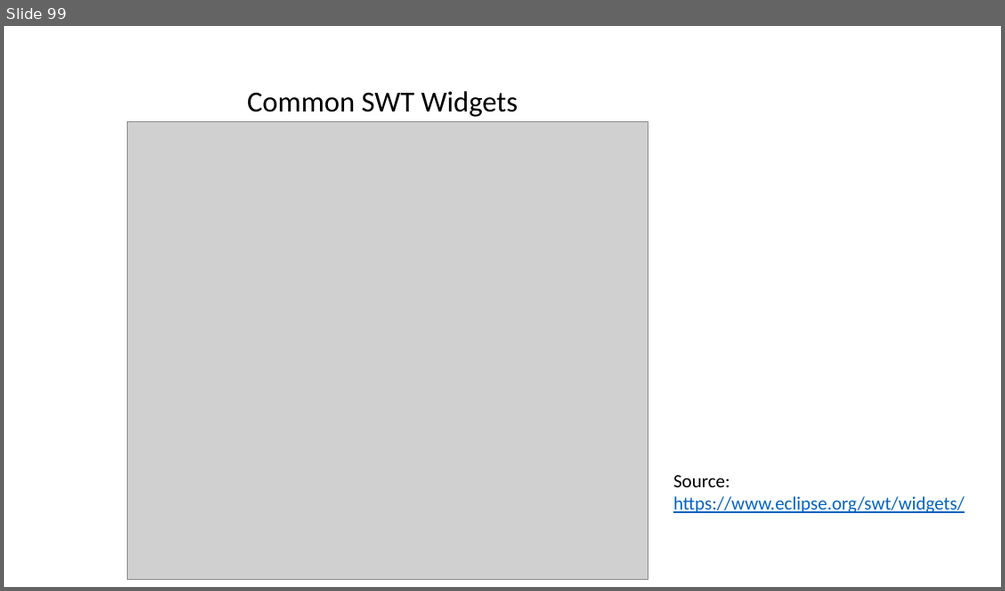
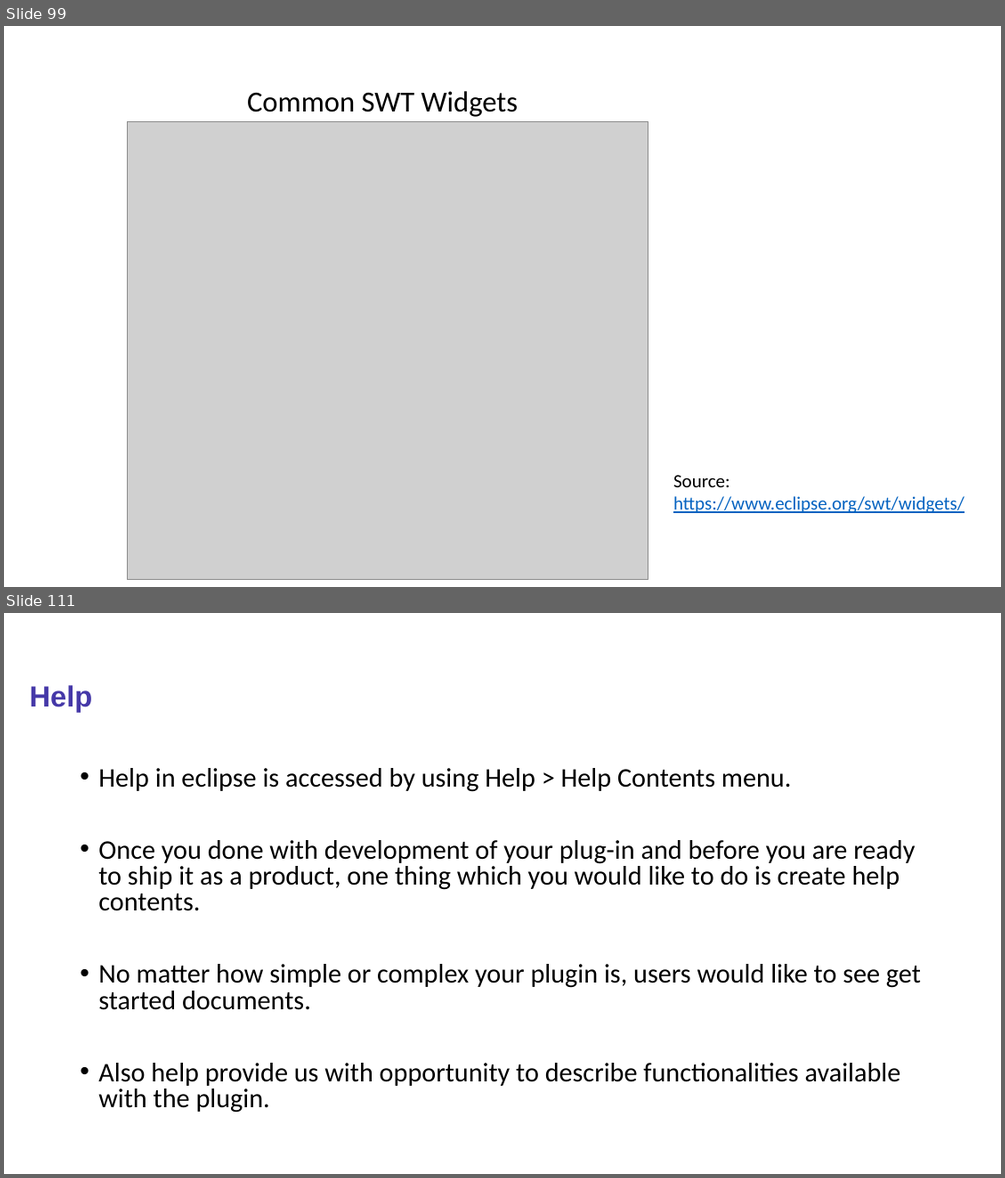
Before and after one commit to sabir123/RCP.Presentations, a slide deck: Eclipse_RCP_Training.pptx. Shown one above the other, each under a label of ours: slide 99 before the commit, slides 99 and 111 after it; the slides between them are not shown. The pictures are 1005x591 and 1005x1178 pixels, drawn with LibreOffice and Linux fonts; fonts in the diff are those of the drawing; grey boxes stand for pictures. Boxes give left, top, right and bottom in pixels: in the first picture for what was removed or moved away, otherwise in the second. Text is boxed around its words. In the diff, an @@ line names an element or a change of style, - is before the commit and + after.

```diff
--- a/Eclipse_RCP_Training.pptx
+++ b/Eclipse_RCP_Training.pptx
@@ slide 111 added at bbox=[4, 613, 1001, 1174], background #FFFFFF @@
@@ title added at bbox=[30, 685, 93, 711], 28 pt, text #4538A8, bold @@
+Help
@@ text added at bbox=[98, 768, 921, 1112], 25.9 pt, text #000000 @@
+• Help in eclipse is accessed by using Help > Help Contents menu.
+• Once you done with development of your plug-in and before you are ready to ship it as a product, one thing which you would like to do is create help contents.
+• No matter how simple or complex your plugin is, users would like to see get started documents.
+• Also help provide us with opportunity to describe functionalities available with the plugin.
```
Also in this commit, not shown: 102 slides changed, 36 other slides added.
